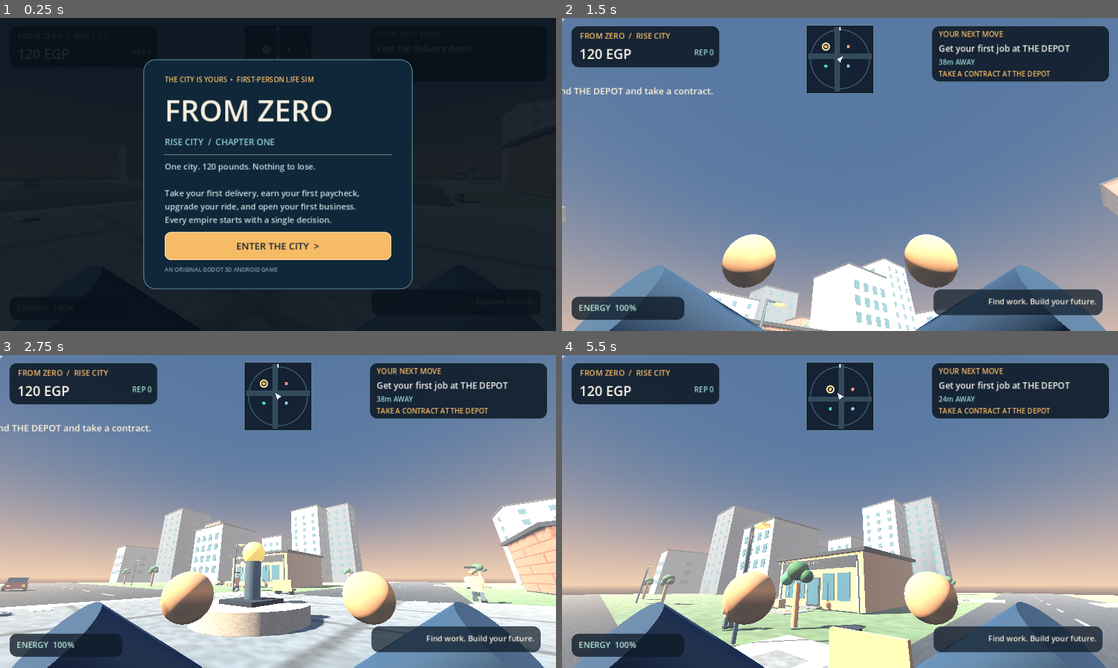
Above: before the commit, frames 1-4 (two rows, left to right).
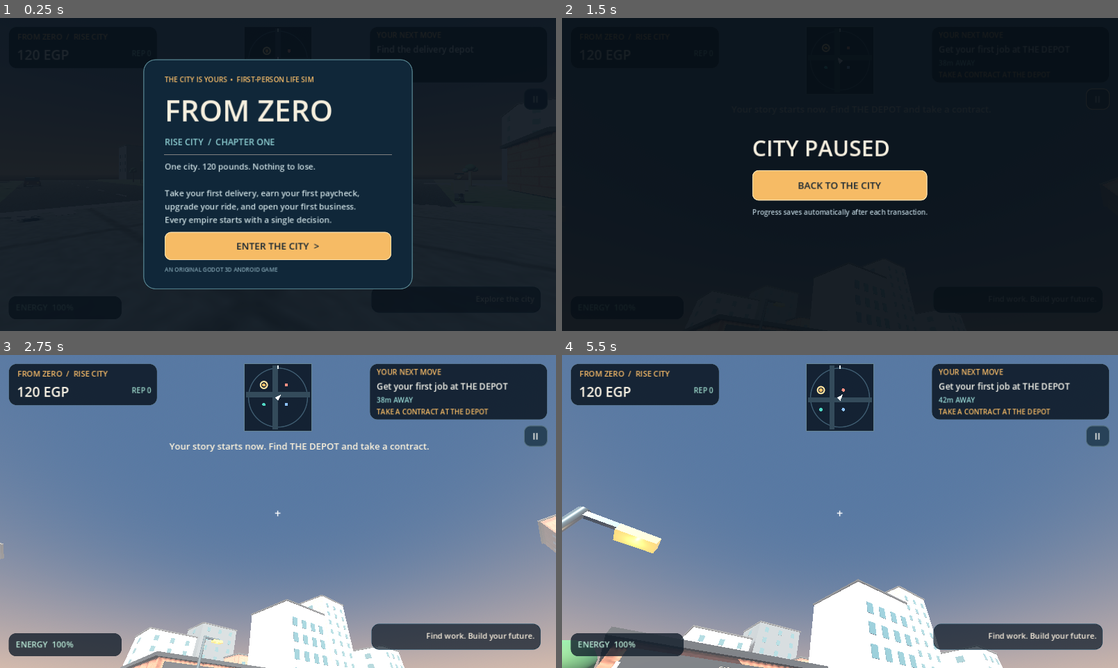
Above: after the commit, the same moments.

Repository: a43802494-ctrl/From-Zero-3D
Game: Godot game, scene res://scenes/main.tscn
The game is run twice, just before and just after one commit, with the same random seed, the same clock (stepped at 60 frames per second) and the same inputs.
Inputs (mouse positions are in pixels of both pictures, inside the frame that each line leads up to):
- Up to frame 1 (0.25 s): no input
- Up to frame 2 (1.5 s): click "ENTER THE CITY >" at 0.5 s; click (1095, 99) at 1.25 s, where only the run after the commit has a clickable "II"
- Up to frame 3 (2.75 s): click (278, 520) at 2 s, where only the run after the commit has a clickable "BACK TO THE CITY"
- Up to frame 4 (5.5 s): tap Enter at 2.75 s; move the mouse to (867, 511) at 2.77 s; hold W from 2.78 s (still down); tap E at 2.85, 4.35 s; tap Space at 3.02, 3.77, 5.27 s; move the mouse to (812, 511) at 3.52 s; tap Shift at 3.6, 5.1 s; move the mouse to (851, 505) at 4.27 s; move the mouse to (834, 517) at 5.02 s

The runs differ from the first frame. In frame 2, 100% of the frame differs, in the area x 0-100%, y 0-100%; in frame 3, 62%; in frame 4, 58%.

Commit message:
Fix unusable Android controls and responsive HUD; remove placeholder hands; add layout test

Diff:
--- a/project.godot
+++ b/project.godot
@@ -15,7 +15,6 @@
 window/handheld/orientation=0
 
 [rendering]
-textures/vram_compression/import_etc2_astc=true
 renderer/rendering_method="gl_compatibility"
 renderer/rendering_method.mobile="gl_compatibility"
 textures/default_filters/use_nearest_mipmap_filter=false
@@ -26,3 +25,6 @@
 
 [environment]
 defaults/default_clear_color=Color(0.11, 0.18, 0.27, 1)
+
+[input_devices]
+pointing/emulate_touch_from_mouse=true
--- a/scripts/hud.gd
+++ b/scripts/hud.gd
@@ -31,17 +31,27 @@
 var running := false
 var action_enabled := false
 var is_mobile := false
+var hud_top: Panel
+var hud_mission: Panel
+var hud_bottom: Panel
+var hud_prompt: Panel
+var hud_pause_button: Button
+var hud_crosshair: Label
+var ui_layout_size := Vector2.ZERO
 
 func _ready() -> void:
-	is_mobile = OS.has_feature("mobile")
+	is_mobile = OS.has_feature("mobile") or OS.get_environment("FROMZERO_TEST_MOBILE") == "1"
 	root = Control.new()
-	root.set_anchors_preset(Control.PRESET_FULL_RECT)
 	root.mouse_filter = Control.MOUSE_FILTER_IGNORE
 	add_child(root)
+	# Apply the full-rect anchors only AFTER parenting the control.
+	root.set_anchors_and_offsets_preset(Control.PRESET_FULL_RECT)
 	create_game_ui()
 	create_startup()
 	create_pause_menu()
 	create_contract_board()
+	# No pre-parent negative offsets: every gameplay control is placed in screen coordinates.
+	call_deferred("update_hud_layout")
 
 func style(bg: Color, border: Color = Color.TRANSPARENT, corner: int = 18, border_size: int = 0) -> StyleBoxFlat:
 	var s := StyleBoxFlat.new()
@@ -66,12 +76,12 @@
 
 func panel(parent: Node, anchor: int, at: Vector2, extent: Vector2, bg: Color, border: Color=Color.TRANSPARENT) -> Panel:
 	var n := Panel.new()
+	parent.add_child(n)
 	n.set_anchors_preset(anchor)
 	n.position = at
 	n.size = extent
 	n.add_theme_stylebox_override("panel", style(bg, border, 17, 1 if border != Color.TRANSPARENT else 0))
 	n.mouse_filter = Control.MOUSE_FILTER_IGNORE
-	parent.add_child(n)
 	return n
 
 func make_button(title: String, where: Control, at: Vector2, extent: Vector2, primary: bool = false) -> Button:
@@ -91,10 +101,12 @@
 
 func create_game_ui() -> void:
 	var top := panel(root, Control.PRESET_TOP_LEFT, Vector2(21, 18), Vector2(342, 96), Color(0.055, 0.102, 0.154, 0.89), Color("546f80"))
+	hud_top = top
 	label("FROM ZERO  /  RISE CITY", 18, Color("f4b967"), top, Vector2(20, 10), Vector2(304, 25))
 	money_label = label("120 EGP", 31, Color("fff8e9"), top, Vector2(19, 42), Vector2(230, 40))
 	rep_label = label("REP 0", 17, Color("9ddacc"), top, Vector2(232, 45), Vector2(96, 32), HORIZONTAL_ALIGNMENT_RIGHT)
 	var mission := panel(root, Control.PRESET_TOP_RIGHT, Vector2(-429, 18), Vector2(409, 129), Color(0.055, 0.102, 0.154, 0.89), Color("546f80"))
+	hud_mission = mission
 	label("YOUR NEXT MOVE", 17, Color("f4b967"), mission, Vector2(16, 7), Vector2(377, 24))
 	objective_label = label("Find the delivery depot", 20, Color("f5f4eb"), mission, Vector2(16, 33), Vector2(377, 39))
 	distance_label = label("", 16, Color("98d8d4"), mission, Vector2(16, 72), Vector2(377, 21))
@@ -105,10 +117,13 @@
 	radar.size = Vector2(156, 156)
 	root.add_child(radar)
 	var bottom := panel(root, Control.PRESET_BOTTOM_LEFT, Vector2(22, -79), Vector2(260, 53), Color(0.055, 0.102, 0.154, 0.78))
+	hud_bottom = bottom
 	stamina_label = label("ENERGY  100%", 19, Color("b8e8d5"), bottom, Vector2(16, 6), Vector2(233, 40))
 	var cross := label("+", 26, Color("ffffff"), root, Vector2(-13, -15), Vector2(26, 30), HORIZONTAL_ALIGNMENT_CENTER)
+	hud_crosshair = cross
 	cross.set_anchors_preset(Control.PRESET_CENTER)
 	var prompt := panel(root, Control.PRESET_BOTTOM_RIGHT, Vector2(-425, -96), Vector2(390, 60), Color(0.055, 0.102, 0.154, 0.73), Color("43657a"))
+	hud_prompt = prompt
 	contextual_label = label("Explore the city", 18, Color("f7eddc"), prompt, Vector2(15, 8), Vector2(360, 41), HORIZONTAL_ALIGNMENT_RIGHT)
 	toast_label = label("", 21, Color("fff4dc"), root, Vector2(-250, 142), Vector2(500, 52), HORIZONTAL_ALIGNMENT_CENTER)
 	toast_label.set_anchors_preset(Control.PRESET_CENTER_TOP)
@@ -117,13 +132,12 @@
 	var pause_btn := make_button("II", root, Vector2(0, 0), Vector2(55, 49))
 	pause_btn.set_anchors_preset(Control.PRESET_TOP_RIGHT)
 	pause_btn.position = Vector2(-486, 137)
+	hud_pause_button = pause_btn
 	pause_btn.pressed.connect(func() -> void: pause_pressed.emit())
 	if is_mobile:
 		stick = MobileStick.new()
-		stick.set_anchors_preset(Control.PRESET_BOTTOM_LEFT)
-		stick.position = Vector2(20, -263)
-		stick.size = Vector2(172, 172)
 		root.add_child(stick)
+		stick.size = Vector2(190, 190)
 		stick.moved.connect(func(v: Vector2) -> void: touch_moved.emit(v))
 		action_button = make_button("USE", root, Vector2(0, 0), Vector2(105, 73), true)
 		action_button.set_anchors_preset(Control.PRESET_BOTTOM_RIGHT)
@@ -138,6 +152,48 @@
 		var control_hint := label("WASD: MOVE    MOUSE: LOOK    E: USE    SHIFT: RUN", 14, Color("b9d8dd"), root, Vector2(-385, -20), Vector2(770, 22), HORIZONTAL_ALIGNMENT_CENTER)
 		control_hint.set_anchors_preset(Control.PRESET_BOTTOM_WIDE)
 
+func _process(_delta: float) -> void:
+	var current_size := root.size
+	if current_size.x > 400 and current_size.y > 200 and current_size != ui_layout_size:
+		update_hud_layout()
+
+func place_control(control: Control, xy: Vector2, dimensions: Vector2) -> void:
+	# Top-left anchors + pixel offsets are reliable on Android wide screens.
+	# Negative positions set before parenting caused all controls to leave the screen.
+	control.anchor_left = 0.0
+	control.anchor_right = 0.0
+	control.anchor_top = 0.0
+	control.anchor_bottom = 0.0
+	control.offset_left = xy.x
+	control.offset_top = xy.y
+	control.offset_right = xy.x + dimensions.x
+	control.offset_bottom = xy.y + dimensions.y
+
+func update_hud_layout() -> void:
+	if root == null: return
+	var v := root.size
+	if v.x < 400 or v.y < 200:
+		v = get_viewport().get_visible_rect().size
+	if v.x < 400 or v.y < 200: return
+	ui_layout_size = v
+	var ui_scale := clampf(v.y / 720.0, 0.8, 1.5)
+	place_control(hud_top, Vector2(20, 20), Vector2(342, 96))
+	place_control(hud_mission, Vector2(v.x - 429, 20), Vector2(409, 129))
+	place_control(radar, Vector2(v.x * 0.5 - 78, 20), Vector2(156, 156))
+	place_control(hud_bottom, Vector2(20, v.y - 80), Vector2(260, 53))
+	place_control(hud_prompt, Vector2(v.x - 425, v.y - 102), Vector2(390, 60))
+	place_control(hud_crosshair, v * 0.5 - Vector2(13, 15), Vector2(26, 30))
+	place_control(toast_label, Vector2(v.x * 0.5 - 250, 184), Vector2(500, 52))
+	place_control(hud_pause_button, Vector2(v.x - 74, 162), Vector2(54, 49))
+	if is_mobile:
+		# Distinct left-thumb move and right-thumb action areas.
+		var stick_side := 184.0 * ui_scale
+		place_control(stick, Vector2(36, v.y - stick_side - 48), Vector2(stick_side, stick_side))
+		place_control(action_button, Vector2(v.x - 160, v.y - 215), Vector2(130, 80))
+		place_control(run_button, Vector2(v.x - 297, v.y - 200), Vector2(112, 70))
+		# Gameplay text remains visible; unlike earlier builds, the action buttons
+		# are not positioned using negative screen-space offsets.
+
 func _toggle_run() -> void:
 	running = not running
 	run_button.text = "WALK" if running else "RUN"
@@ -181,9 +237,9 @@
 
 func create_startup() -> void:
 	startup = Control.new()
-	startup.set_anchors_preset(Control.PRESET_FULL_RECT)
 	startup.mouse_filter = Control.MOUSE_FILTER_STOP
 	root.add_child(startup)
+	startup.set_anchors_and_offsets_preset(Control.PRESET_FULL_RECT)
 	var shadow := ColorRect.new()
 	shadow.color = Color(0.027, 0.063, 0.098, 0.91)
 	shadow.set_anchors_preset(Control.PRESET_FULL_RECT)
@@ -239,10 +295,10 @@
 
 func create_pause_menu() -> void:
 	pause_screen = Control.new()
-	pause_screen.set_anchors_preset(Control.PRESET_FULL_RECT)
 	pause_screen.mouse_filter = Control.MOUSE_FILTER_STOP
 	pause_screen.visible = false
 	root.add_child(pause_screen)
+	pause_screen.set_anchors_and_offsets_preset(Control.PRESET_FULL_RECT)
 	var dim := ColorRect.new()
 	dim.color = Color(0.025, 0.057, 0.085, 0.93)
 	dim.set_anchors_preset(Control.PRESET_FULL_RECT)
@@ -270,10 +326,10 @@
 
 func create_contract_board() -> void:
 	contract_panel = Control.new()
-	contract_panel.set_anchors_preset(Control.PRESET_FULL_RECT)
 	contract_panel.mouse_filter = Control.MOUSE_FILTER_STOP
 	contract_panel.visible = false
 	root.add_child(contract_panel)
+	contract_panel.set_anchors_and_offsets_preset(Control.PRESET_FULL_RECT)
 	var dim := ColorRect.new()
 	dim.color = Color(0.012, 0.035, 0.06, 0.90)
 	dim.set_anchors_preset(Control.PRESET_FULL_RECT)
--- a/scripts/player.gd
+++ b/scripts/player.gd
@@ -9,6 +9,7 @@
 const MOUSE_SENS := 0.0024
 
 var touch_move := Vector2.ZERO
+var look_touch_index := -1
 var run_toggle := false
 var control_active := false
 var has_scooter := false
@@ -64,7 +65,8 @@
 	band.material_override = tape
 	held_package.add_child(band)
 	held_package.visible = false
-	build_first_person_arms()
+	# Removed the placeholder sphere hands: they looked like floating balls.
+	# Professional hand meshes and proper animations belong in the art pass.
 
 	footstep_player = AudioStreamPlayer.new()
 	footstep_player.volume_db = -14.0
@@ -101,6 +103,9 @@
 
 func set_playing(enabled: bool) -> void:
 	control_active = enabled
+	if not enabled:
+		touch_move = Vector2.ZERO
+		look_touch_index = -1
 	if OS.has_feature("mobile"):
 		Input.mouse_mode = Input.MOUSE_MODE_VISIBLE
 	else:
@@ -112,14 +117,22 @@
 func set_package(yes: bool) -> void:
 	held_package.visible = yes
 
-func _unhandled_input(event: InputEvent) -> void:
+func _input(event: InputEvent) -> void:
 	if not control_active:
+		look_touch_index = -1
 		return
 	if event is InputEventMouseMotion and Input.mouse_mode == Input.MOUSE_MODE_CAPTURED:
 		look(event.relative, MOUSE_SENS)
-	elif event is InputEventScreenDrag:
-		if event.position.x > get_viewport().get_visible_rect().size.x * 0.47:
-			look(event.relative, 0.0038)
+	elif event is InputEventScreenTouch:
+		var view_size := get_viewport().get_visible_rect().size
+		if event.pressed and look_touch_index == -1:
+			# The lower-right buttons are for interaction, not looking around.
+			if event.position.x > view_size.x * 0.47 and not (event.position.x > view_size.x * 0.78 and event.position.y > view_size.y * 0.65):
+				look_touch_index = event.index
+		elif not event.pressed and event.index == look_touch_index:
+			look_touch_index = -1
+	elif event is InputEventScreenDrag and event.index == look_touch_index:
+		look(event.relative, 0.0030)
 
 func look(relative: Vector2, sensitivity: float) -> void:
 	rotate_y(-relative.x * sensitivity)
--- a/scripts/stick.gd
+++ b/scripts/stick.gd
@@ -4,36 +4,43 @@
 
 var active_index := -1
 var offset := Vector2.ZERO
-const MAX_RADIUS := 66.0
+var center_position := Vector2.ZERO
+var max_radius := 60.0
 
 func _ready() -> void:
 	mouse_filter = Control.MOUSE_FILTER_IGNORE
 	set_process_input(true)
 
 func _input(event: InputEvent) -> void:
-	if not visible:
-		return
+	if not visible: return
 	if event is InputEventScreenTouch:
-		if event.pressed and active_index == -1 and get_global_rect().has_point(event.position):
+		if event.pressed and active_index == -1 and is_move_zone(event.position):
 			active_index = event.index
+			center_position = global_position + size * 0.5
 			update_stick(event.position)
-		elif not event.pressed and active_index == event.index:
+		elif not event.pressed and event.index == active_index:
 			active_index = -1
 			offset = Vector2.ZERO
 			moved.emit(Vector2.ZERO)
 			queue_redraw()
-	elif event is InputEventScreenDrag and active_index == event.index:
+	elif event is InputEventScreenDrag and event.index == active_index:
 		update_stick(event.position)
 
+func is_move_zone(screen_pos: Vector2) -> bool:
+	# An oversized LEFT-THUMB activation area makes moving on small phones easy.
+	var viewport_size := get_viewport().get_visible_rect().size
+	return screen_pos.x < viewport_size.x * 0.43 and screen_pos.y > viewport_size.y * 0.41
+
 func update_stick(screen_position: Vector2) -> void:
-	var center := global_position + size * 0.5
-	offset = (screen_position - center).limit_length(MAX_RADIUS)
-	moved.emit(offset / MAX_RADIUS)
+	max_radius = maxf(45.0, size.x * 0.34)
+	offset = (screen_position - center_position).limit_length(max_radius)
+	moved.emit(offset / max_radius)
 	queue_redraw()
 
 func _draw() -> void:
-	var center := size * 0.5
-	draw_circle(center, 80.0, Color(0.08, 0.15, 0.23, 0.41), true, -1.0, true)
-	draw_arc(center, 78.0, 0.0, TAU, 72, Color(0.57, 0.8, 0.93, 0.58), 2.2, true)
-	draw_circle(center + offset, 33.0, Color(0.42, 0.79, 0.97, 0.49), true, -1.0, true)
-	draw_circle(center + offset, 25.0, Color(0.75, 0.92, 0.98, 0.54), true, -1.0, true)
+	var c := size * 0.5
+	var base_radius := minf(size.x, size.y) * 0.47
+	draw_circle(c, base_radius, Color(0.04, 0.13, 0.21, 0.76), true, -1.0, true)
+	draw_arc(c, base_radius - 3.0, 0.0, TAU, 72, Color(0.58, 0.88, 1.0, 0.94), 5.0, true)
+	draw_circle(c + offset, 39.0, Color(0.15, 0.55, 0.76, 0.92), true, -1.0, true)
+	draw_circle(c + offset, 32.0, Color(0.55, 0.90, 0.99, 0.95), true, -1.0, true)
--- /dev/null
+++ b/tests/mobile_controls_tests.gd
@@ -0,0 +1,22 @@
+extends SceneTree
+
+func _initialize() -> void:
+	call_deferred("verify")
+
+func verify() -> void:
+	var viewport := root.get_viewport()
+	root.content_scale_size = Vector2i(1600, 720)
+	var hud := GameHUD.new()
+	root.add_child(hud)
+	await process_frame
+	hud.update_hud_layout()
+	assert(hud.stick != null, "No Android joystick") if hud.is_mobile else print("Desktop mode: mobile-only controls tested by explicit size below")
+	if hud.stick != null:
+		assert(hud.stick.global_position.x >= 0)
+		assert(hud.stick.global_position.y >= 0)
+		assert(hud.stick.global_position.x + hud.stick.size.x < hud.root.size.x)
+		assert(hud.stick.global_position.y + hud.stick.size.y < hud.root.size.y)
+		assert(hud.action_button.global_position.x >= 0)
+		assert(hud.action_button.global_position.y + hud.action_button.size.y < hud.root.size.y)
+	print("MOBILE CONTROL LAYOUT TEST: PASS")
+	quit(0)
Not shown, changed: CHANGELOG_AR.md
